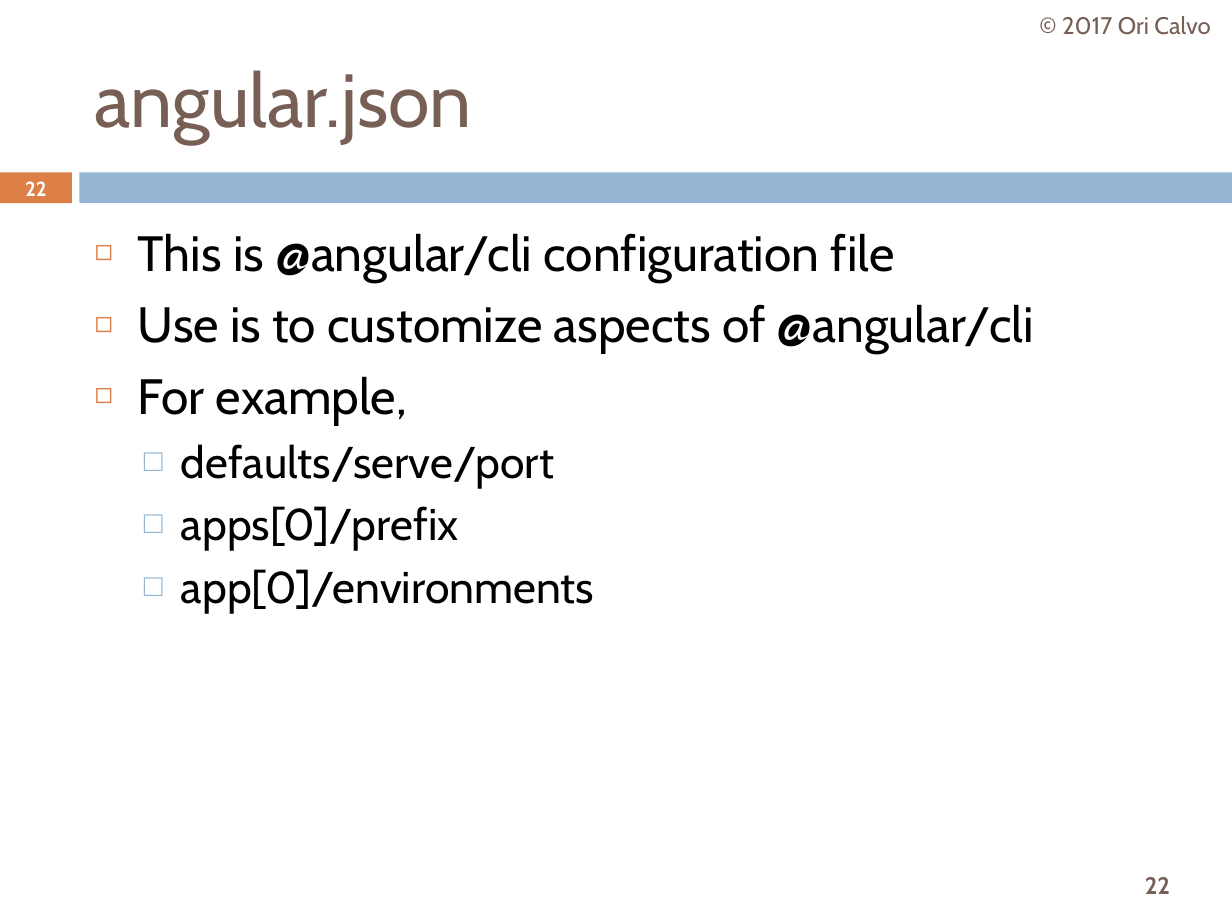
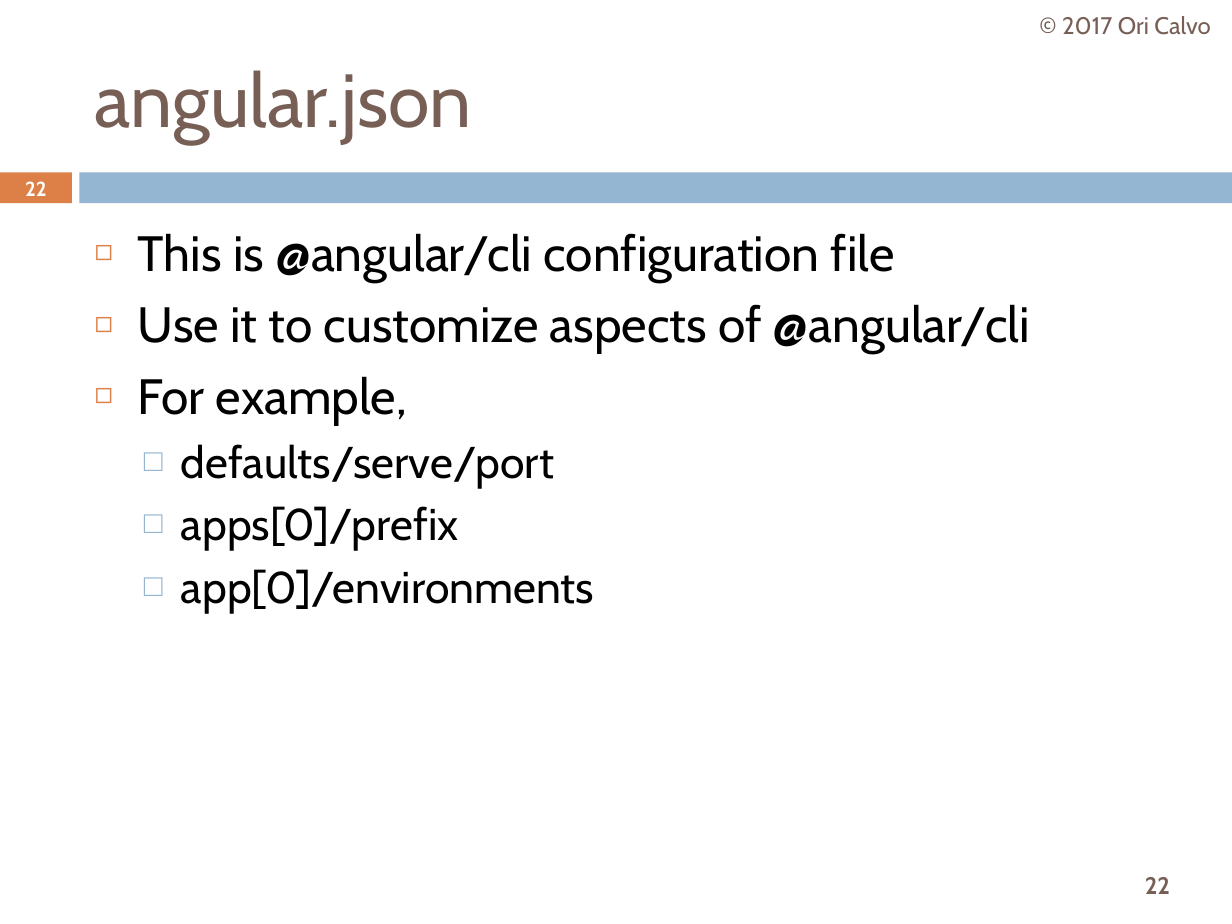
Before and after one commit to oricalvo/course-angular-mini, a slide deck: slide 22 of PPTs/01 Getting Started.pptx. Drawn at 1232x924 pixels with LibreOffice and Linux fonts; fonts in the diff are those of the drawing; background and template pictures are left out. Boxes give left, top, right and bottom in pixels: in the first picture for what was removed or moved away, otherwise in the second. Text is boxed around its words. In the diff, an @@ line names an element or a change of style, - is before the commit and + after.

Commit message:
more

```diff
--- a/PPTs/01 Getting Started.pptx
+++ b/PPTs/01 Getting Started.pptx
@@ text at (x1=138, y1=304, x2=1030, y2=353): text changed @@
-◻ Use is to customize aspects of @angular/cli
+◻ Use it to customize aspects of @angular/cli
```
Also in this commit, not shown: 1 other slide changed, 2 slides added.
